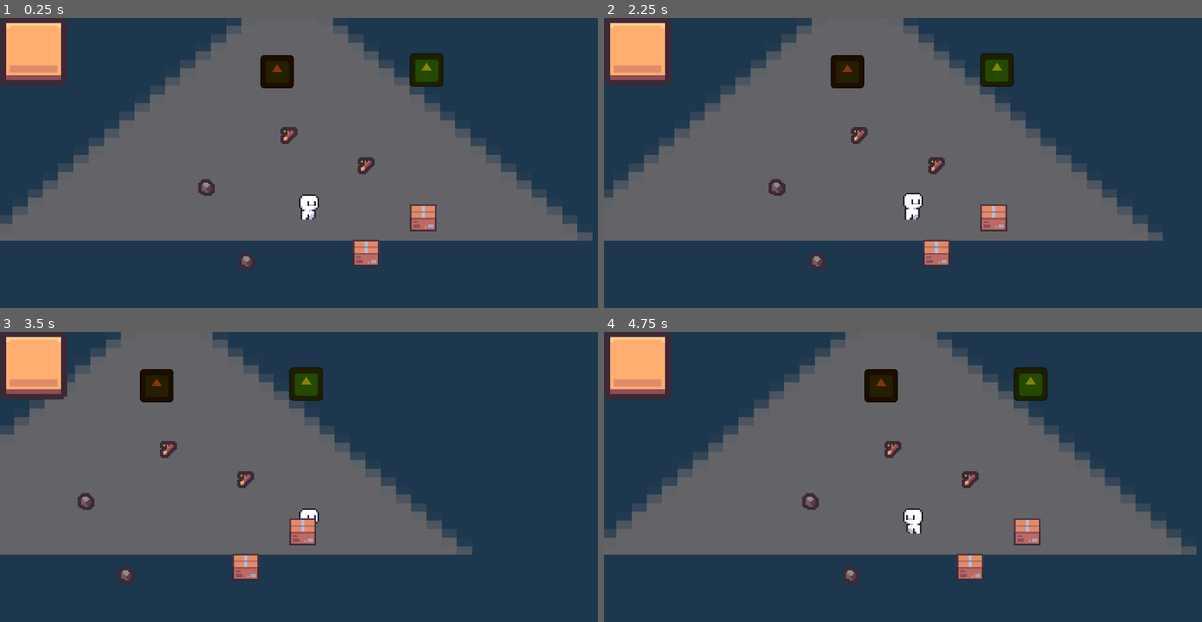
Above: before the commit, frames 1-4 (two rows, left to right).
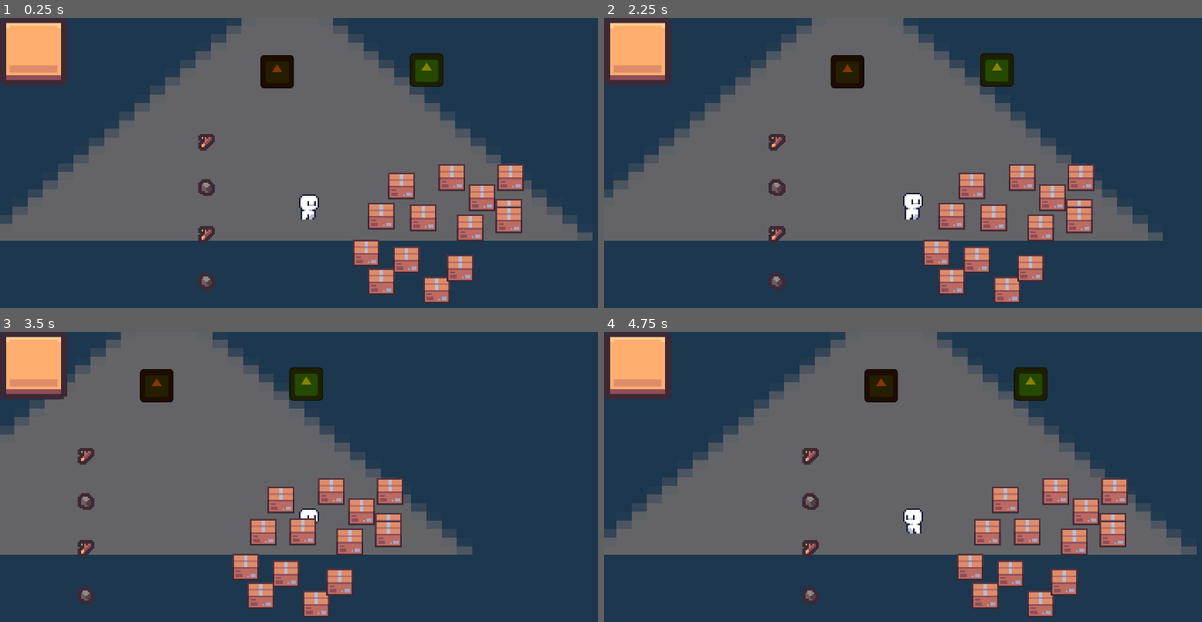
Above: after the commit, the same moments.

Repository: Alexoga9/Basura-Recolector
Game: Godot game, scene res://Escenarios/mundo.tscn
Same seed, same stepped clock (60 frames per second), same inputs: the game is played once before the commit and once after it. The engine's default icon, where the game draws it, is replaced by a stand-in: a white triangle on a blue panel in a dark square. Sound files missing from this copy of the repository are replaced by a short silence.
Inputs (mouse positions are in pixels of both pictures, inside the frame that each line leads up to):
- Up to frame 1 (0.25 s): no input
- Up to frame 2 (2.25 s): tap Enter at 0.5 s; drag from (1028, 218) to (849, 261) at 0.52 s; drag from (968, 252) to (813, 186) at 1.27 s; move the mouse to (974, 119) at 2.02 s; hold D (derecha) from 2.03 s (still down); tap Backspace at 2.1 s
- Up to frame 3 (3.5 s): release D (derecha) at 2.75 s; drag from (281, 587) to (245, 479) at 2.77 s
- Up to frame 4 (4.75 s): tap Space at 3.5, 3.77 s; move the mouse to (1100, 566) at 3.52 s; hold A (izquierda) 3.53-4.25 s; tap F at 3.6 s; drag from (729, 459) to (849, 575) at 4.27 s

The runs differ from the first frame. In frame 1, 5.5% of the frame differs, in the area x 33-88%, y 37-99%; in frame 2, 5.5%; in frame 3, 5.5%; in frame 4, 5.5%.

Commit message:
Ajustes varios

Diff:
--- a/Commons/Componentes/Core/dinero/dinero.gd
+++ b/Commons/Componentes/Core/dinero/dinero.gd
@@ -7,6 +7,7 @@
 
 @export var dinero: float = 10.0:
 	set(valor):
+		dinero = valor
 		valor_dinero_cambiado.emit(dinero)
 
 		if not Engine.is_editor_hint():
--- a/Commons/Componentes/Utilidades/Inventario/Inventario.tscn
+++ b/Commons/Componentes/Utilidades/Inventario/Inventario.tscn
@@ -61,3 +61,16 @@
 offset_bottom = -19.0
 grow_vertical = 0
 theme_override_font_sizes/font_size = 10
+
+[node name="Label2" type="Label" parent="HBoxContainer/InventarioSlot" unique_id=756883494]
+unique_name_in_owner = true
+layout_mode = 1
+anchors_preset = 2
+anchor_top = 1.0
+anchor_bottom = 1.0
+offset_left = 5.0
+offset_top = -33.0
+offset_right = 15.0
+offset_bottom = -19.0
+grow_vertical = 0
+theme_override_font_sizes/font_size = 10
--- a/Commons/Componentes/Utilidades/Inventario/InventarioSlot.gd
+++ b/Commons/Componentes/Utilidades/Inventario/InventarioSlot.gd
@@ -4,7 +4,7 @@
 @export var item_data: LootDefinicion # Arrastra el .tres aquí en el inspector
 
 @onready var count_label = %Label
-@onready var icon = %icon
+@onready var icon = %Icono
 @onready var label_2: Label = %Label2
 
 
--- a/Entidades/Trituradora/trituradora.gd
+++ b/Entidades/Trituradora/trituradora.gd
@@ -23,6 +23,4 @@
 func _on_trigger_basura_body_entered(body):
 	print("Area")
 	if body.is_in_group("Jugador"):
-		Dinero.ganar(100)
-		Inventario.remove_item("Basura", Inventario.get_count("Basura"))
-		print("Dinero: " + str(Dinero.dinero))
+		pass
--- a/Escenarios/mundo.tscn
+++ b/Escenarios/mundo.tscn
@@ -24,23 +24,61 @@
 [node name="Node" type="Node" parent="." unique_id=665496197]
 
 [node name="Loot5" parent="Node" unique_id=1738087845 instance=ExtResource("3_tgroa")]
-position = Vector2(559, 352)
+position = Vector2(535, 364)
 data = ExtResource("4_2fd2i")
 
 [node name="Loot6" parent="Node" unique_id=919298538 instance=ExtResource("3_tgroa")]
-position = Vector2(630, 295)
+position = Vector2(535, 336)
 
 [node name="Loot" parent="Node" unique_id=1883567907 instance=ExtResource("3_tgroa")]
 position = Vector2(535, 308)
 data = ExtResource("4_2fd2i")
 
 [node name="Loot3" parent="Node" unique_id=1841113591 instance=ExtResource("3_tgroa")]
-position = Vector2(584, 277)
+position = Vector2(535, 281)
 
-[node name="Loot2" parent="Node" unique_id=1091806052 instance=ExtResource("6_2fd2i")]
+[node name="Basuras" type="Node" parent="Node" unique_id=1174743801]
+
+[node name="Loot2" parent="Node/Basuras" unique_id=1091806052 instance=ExtResource("6_2fd2i")]
 position = Vector2(664, 326)
 
-[node name="Loot4" parent="Node" unique_id=165001272 instance=ExtResource("6_2fd2i")]
+[node name="Loot7" parent="Node/Basuras" unique_id=1276343682 instance=ExtResource("6_2fd2i")]
+position = Vector2(654, 351)
+
+[node name="Loot8" parent="Node/Basuras" unique_id=1079077092 instance=ExtResource("6_2fd2i")]
+position = Vector2(639, 325)
+
+[node name="Loot9" parent="Node/Basuras" unique_id=1716104005 instance=ExtResource("6_2fd2i")]
+position = Vector2(651, 307)
+
+[node name="Loot10" parent="Node/Basuras" unique_id=2070967356 instance=ExtResource("6_2fd2i")]
+position = Vector2(639, 364)
+
+[node name="Loot11" parent="Node/Basuras" unique_id=456136626 instance=ExtResource("6_2fd2i")]
+position = Vector2(672, 369)
+
+[node name="Loot12" parent="Node/Basuras" unique_id=329021941 instance=ExtResource("6_2fd2i")]
+position = Vector2(686, 356)
+
+[node name="Loot13" parent="Node/Basuras" unique_id=1395442083 instance=ExtResource("6_2fd2i")]
+position = Vector2(692, 332)
+
+[node name="Loot14" parent="Node/Basuras" unique_id=698021777 instance=ExtResource("6_2fd2i")]
+position = Vector2(699, 314)
+
+[node name="Loot15" parent="Node/Basuras" unique_id=1307620334 instance=ExtResource("6_2fd2i")]
+position = Vector2(681, 302)
+
+[node name="Loot16" parent="Node/Basuras" unique_id=521582679 instance=ExtResource("6_2fd2i")]
+position = Vector2(716, 302)
+
+[node name="Loot17" parent="Node/Basuras" unique_id=1392906129 instance=ExtResource("6_2fd2i")]
+position = Vector2(715, 325)
+
+[node name="Loot18" parent="Node/Basuras" unique_id=1328225134 instance=ExtResource("6_2fd2i")]
+position = Vector2(715, 325)
+
+[node name="Loot4" parent="Node/Basuras" unique_id=165001272 instance=ExtResource("6_2fd2i")]
 position = Vector2(630, 347)
 
 [node name="CanvasLayer" type="CanvasLayer" parent="." unique_id=2010886703]
--- a/Utilidades/Autoloads/inventario.gd
+++ b/Utilidades/Autoloads/inventario.gd
@@ -26,6 +26,7 @@
 		print("[Inventory] No tienes suficientes ítems para remover: ", item_id)
 		return false
 
+# Condicionar que no se pueda restar si es 0 o llega a 0
 	_counts[item_id] -= amount
 
 	if item is LootDefinicion:
